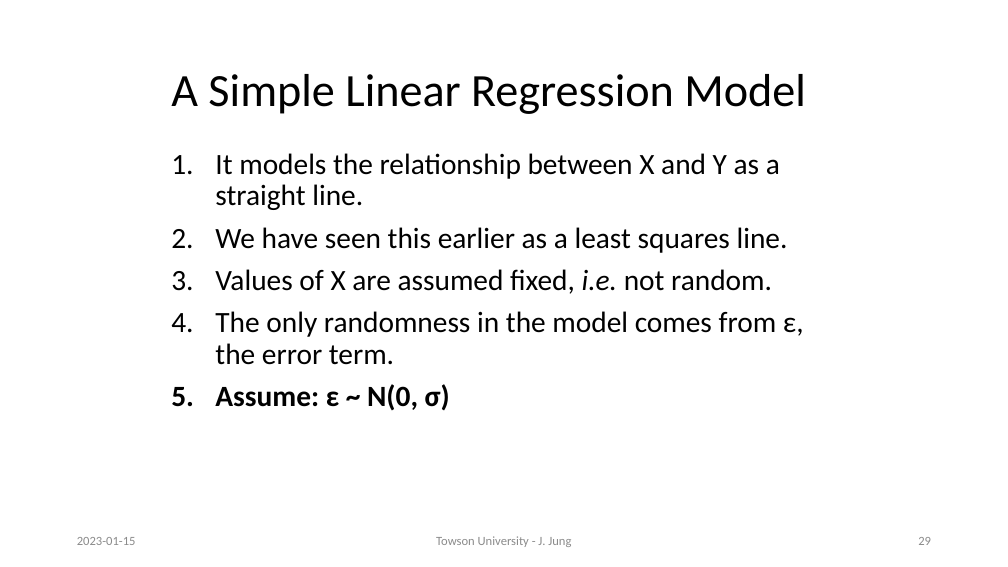
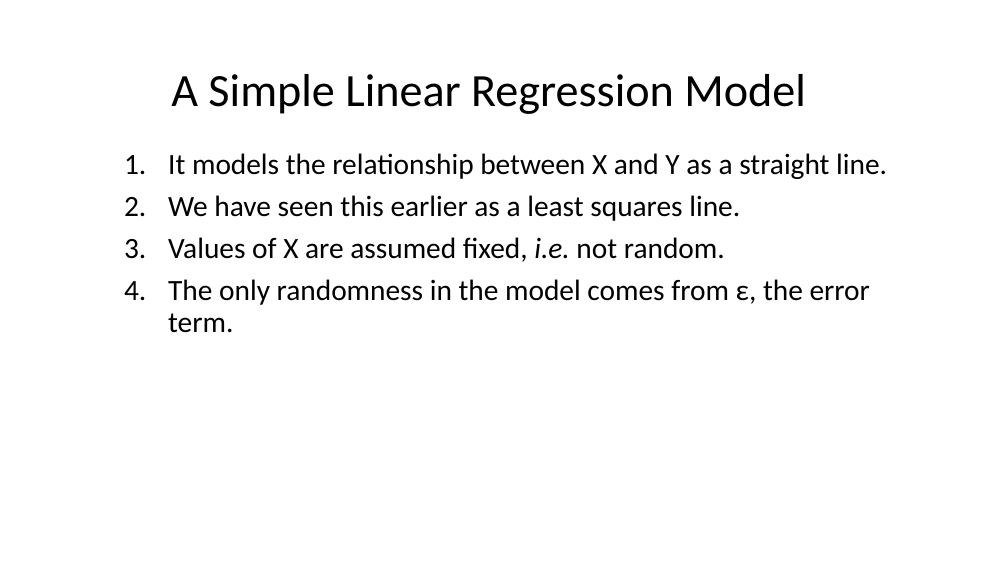
Before and after one commit to motazsaad/Math-Statistics-DataScience, a slide deck: slide 5 of slides/Linear Regerssion.pptx (slide 29 before the commit). Drawn at 1008x567 pixels with LibreOffice and Linux fonts; fonts in the diff are those of the drawing. Boxes give left, top, right and bottom in pixels: in the first picture for what was removed or moved away, otherwise in the second. Text is boxed around its words. In the diff, an @@ line names an element or a change of style, - is before the commit and + after.

```diff
--- a/slides/Linear Regerssion.pptx
+++ b/slides/Linear Regerssion.pptx
@@ text "It models the relationship between ...": place and size @@
-text "It models the relationship between ..." at <box>215,153,804,410</box>
+text "It models the relationship between ..." at <box>168,153,887,333</box>
@@ text at <box>215,384,450,410</box>: paragraph removed @@
-5. Assume: ε ~ N(0, σ)
@@ text removed at <box>77,537,136,545</box> @@
-2023-01-15
@@ text removed at <box>436,536,571,547</box> @@
-Towson University - J. Jung
@@ page number removed at <box>918,537,931,545</box> @@
-29
```
Also in this commit, not shown: 10 other slides changed, 2 slides added, 13 slides removed.
